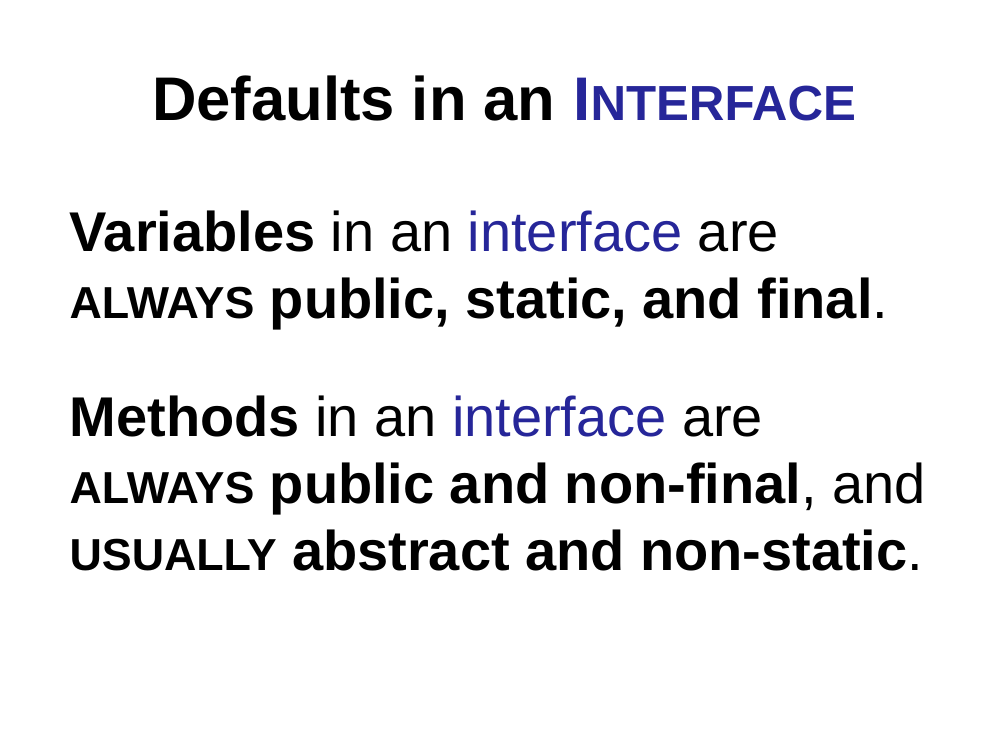
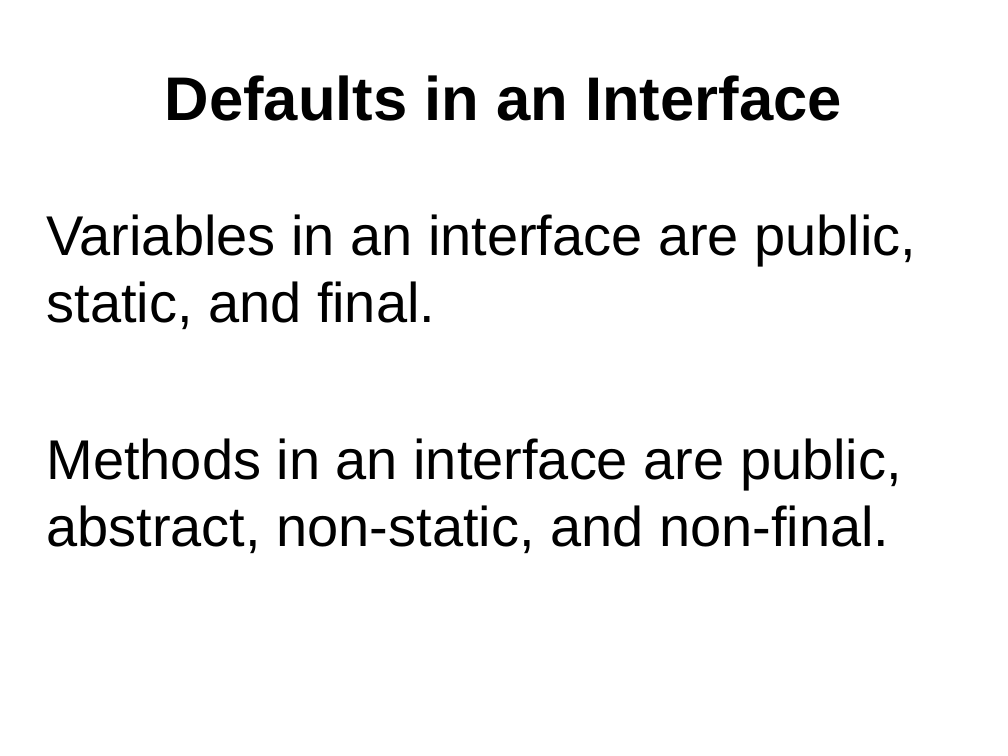
Before and after one commit to Cy-FairCS/cs3, a slide deck: slide 25 of u04b_interfaces/notes/_a_interfaces notes.pptx (slide 29 before the commit). Drawn at 1008x756 pixels with LibreOffice and Linux fonts; fonts in the diff are those of the drawing. Boxes give left, top, right and bottom in pixels: in the first picture for what was removed or moved away, otherwise in the second. Text is boxed around its words. In the diff, an @@ line names an element or a change of style, - is before the commit and + after.

```diff
--- a/u04b_interfaces/notes/_a_interfaces notes.pptx
+++ b/u04b_interfaces/notes/_a_interfaces notes.pptx
@@ title "Defaults in an Interface" at (165, 75, 842, 121): text colour #262699 to #000000, small capitals off in "Interface" @@
@@ text at (47, 214, 917, 554): text changed; bold off @@
-Variables in an interface are
-always public, static, and final.
-Methods in an interface are
-always public and non-final, and usually abstract and non-static.
+Variables in an interface are public, static, and final.
+Methods in an interface are public, abstract, non-static, and non-final.
```
Also in this commit, not shown: 53 other slides changed, 7 slides removed, 1 other file.
